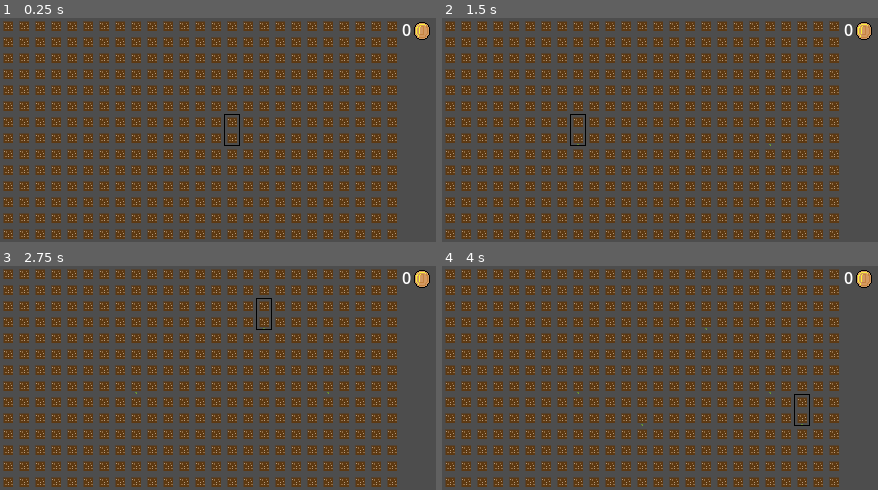
Above: before the commit, frames 1-4 (two rows, left to right).
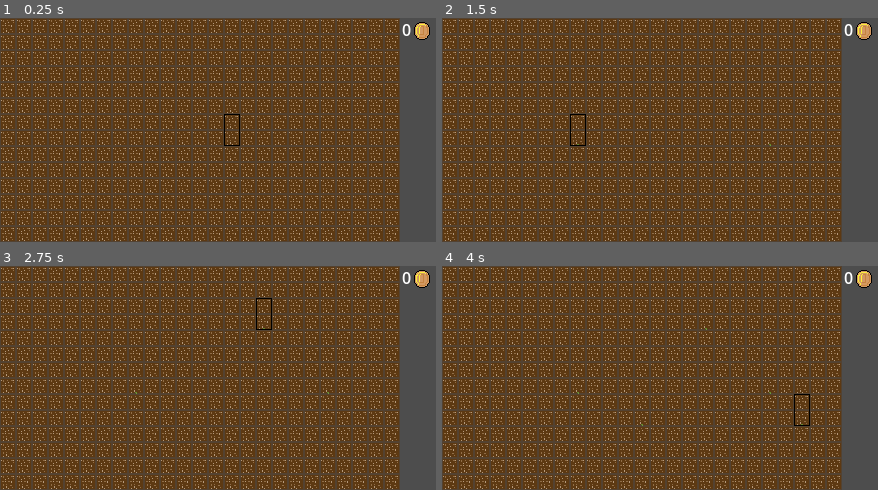
Above: after the commit, the same moments.

Repository: Ronph/godot-idle-garden
Game: Godot game, scene res://Scenes/Garden.tscn
Same seed, same stepped clock (60 frames per second), same inputs: the game is played once before the commit and once after it.
Inputs (mouse positions are in pixels of both pictures, inside the frame that each line leads up to):
- Up to frame 1 (0.25 s): no input
- Up to frame 2 (1.5 s): tap Enter at 0.5 s; move the mouse to (764, 118) at 0.52 s; click (764, 118) at 0.6 s; tap Space at 1.25 s; move the mouse to (577, 141) at 1.27 s; click (577, 141) at 1.35 s
- Up to frame 3 (2.75 s): tap Enter at 2 s; move the mouse to (270, 328) at 2.02 s; click (270, 328) at 2.1 s
- Up to frame 4 (4 s): tap Space at 2.75 s; move the mouse to (642, 422) at 2.77 s; click (642, 422) at 2.85 s; tap Enter at 3.5 s; move the mouse to (799, 411) at 3.52 s; click (799, 411) at 3.6 s

The runs differ from the first frame. In frame 1, 69% of the frame differs, in the area x 0-92%, y 0-100%; in frame 2, 69%; in frame 3, 69%; in frame 4, 69%.

Commit message:
gree
gree

Diff:
--- a/Scenes/Garden.tscn
+++ b/Scenes/Garden.tscn
@@ -1,6 +1,5 @@
 [gd_scene format=4 uid="uid://c4wmk5e07a2oj"]
 
-[ext_resource type="Script" uid="uid://0wdeumf2kc3a" path="res://Scenes/cointest.gd" id="1_5qaag"]
 [ext_resource type="Texture2D" uid="uid://do858v8gein0u" path="res://Sprites/prototype_earth 16x16.png" id="2_gscdv"]
 [ext_resource type="Texture2D" uid="uid://mf0igc5y1xff" path="res://Sprites/Flowers/SunFlower/sunflower.png" id="2_m3i3o"]
 [ext_resource type="Script" uid="uid://b4qcmbhrbudk5" path="res://Scripts/UI/ui_manager.gd" id="2_wa1tm"]
@@ -11,7 +10,6 @@
 
 [sub_resource type="TileSetAtlasSource" id="TileSetAtlasSource_m3i3o"]
 texture = ExtResource("2_gscdv")
-texture_region_size = Vector2i(10, 10)
 0:0/0 = 0
 
 [sub_resource type="TileSet" id="TileSet_wa1tm"]
@@ -42,7 +40,6 @@
 sources/0 = SubResource("TileSetAtlasSource_o3d2i")
 
 [node name="Garden" type="Node2D" unique_id=760420180]
-script = ExtResource("1_5qaag")
 
 [node name="TileMaps" type="Node" parent="." unique_id=729581561]
 
--- a/Scripts/flowers.gd
+++ b/Scripts/flowers.gd
@@ -5,7 +5,7 @@
 
 # dictionnary containing the name of all our flowers
 # with assinged value a list of their order and max growth, and sell price
-var flowerDic = {"Sunflower": [0, 6, 1]} #Sunflower, at position 0 in the list, with 5 growth stages, price
+var flowerDic = {"Sunflower": [0, 6, 2]} #Sunflower, at position 0 in the list, with 5 growth stages, price
 
 
 func place_flower(tile, name, stage):
@@ -21,5 +21,5 @@
 		return [currentFlower, stage]
 	else:
 		erase_cell(tile)
-		GameManager.gain_coins(1)
+		GameManager.gain_coins(flowerDic[name][2])
 		return ["", -1]
